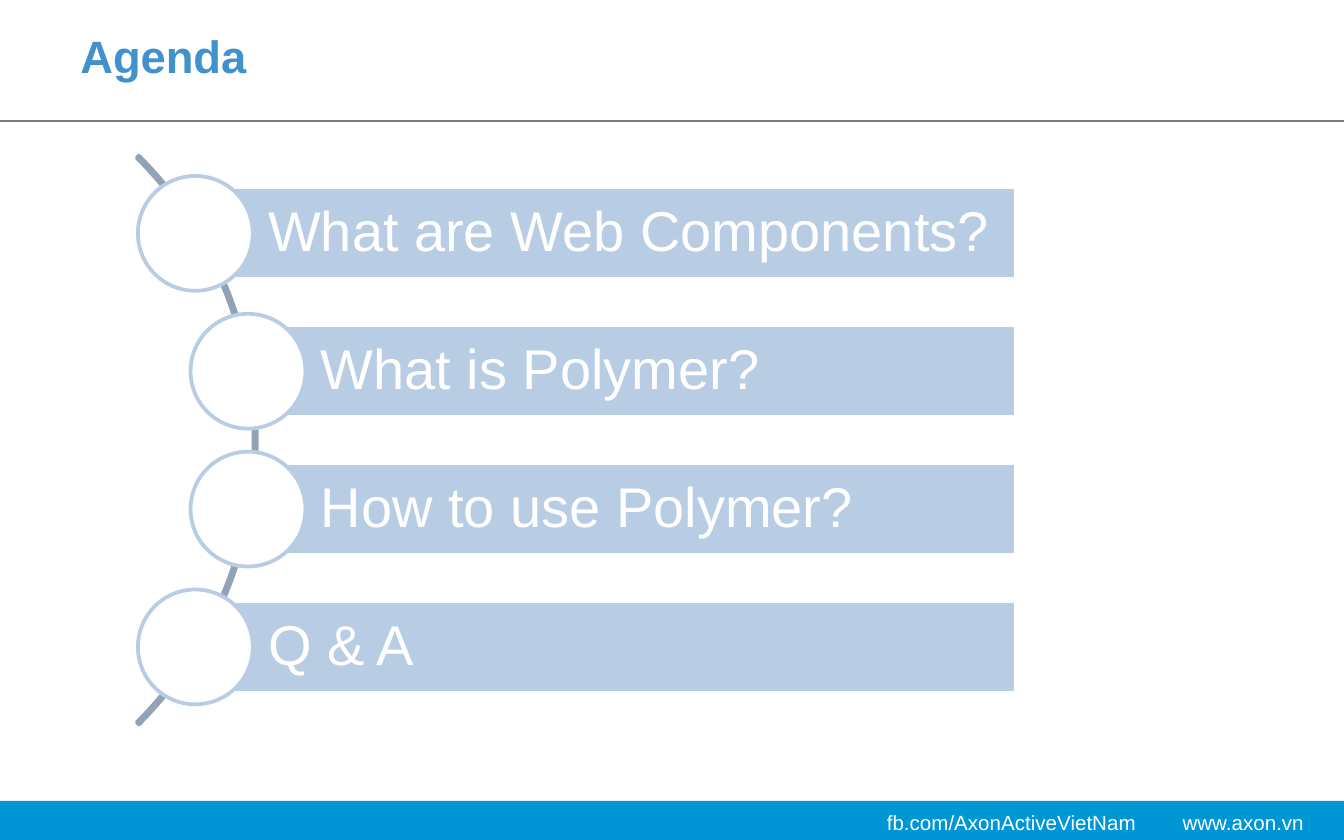
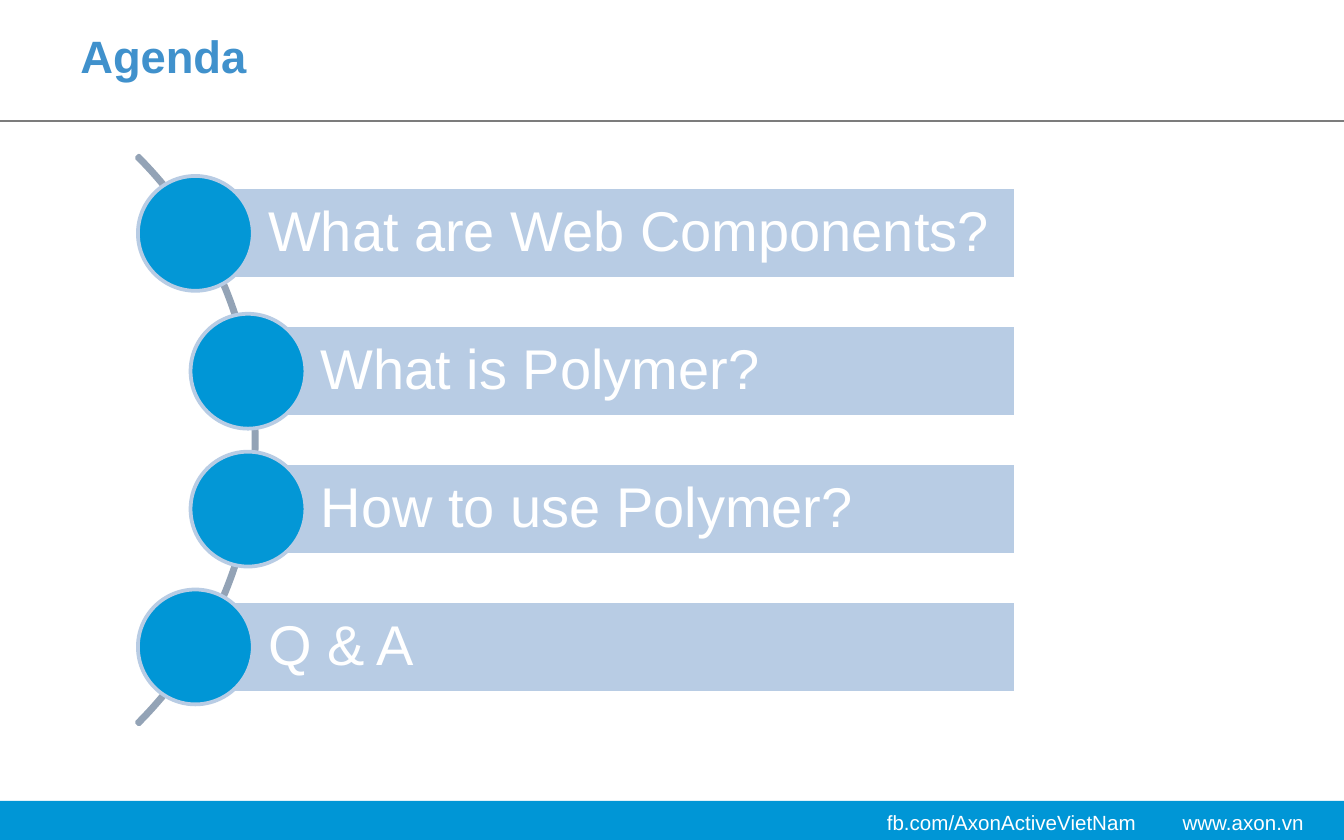
Before and after one commit to ndqvinh2109/Polymer, a slide deck: slide 3 of Slide-Dev-Day/dev-day-polymer.pptx. Drawn at 1344x840 pixels with LibreOffice and Linux fonts; fonts in the diff are those of the drawing; background and template pictures are left out. Boxes give left, top, right and bottom in pixels: in the first picture for what was removed or moved away, otherwise in the second. Text is boxed around its words. In the diff, an @@ line names an element or a change of style, - is before the commit and + after.

```diff
--- a/Slide-Dev-Day/dev-day-polymer.pptx
+++ b/Slide-Dev-Day/dev-day-polymer.pptx
@@ ellipse at (138, 176, 253, 290): fill #FFFFFF to #0397D6 @@
@@ ellipse at (191, 313, 305, 427): fill #FFFFFF to #0096D6 @@
@@ ellipse at (191, 452, 305, 566): fill #FFFFFF to #0397D6 @@
@@ ellipse at (138, 590, 253, 704): fill #FFFFFF to #0096D6 @@
```
Also in this commit, not shown: 10 other slides changed, 4 slides added, 4 slides removed, 3 other files.
